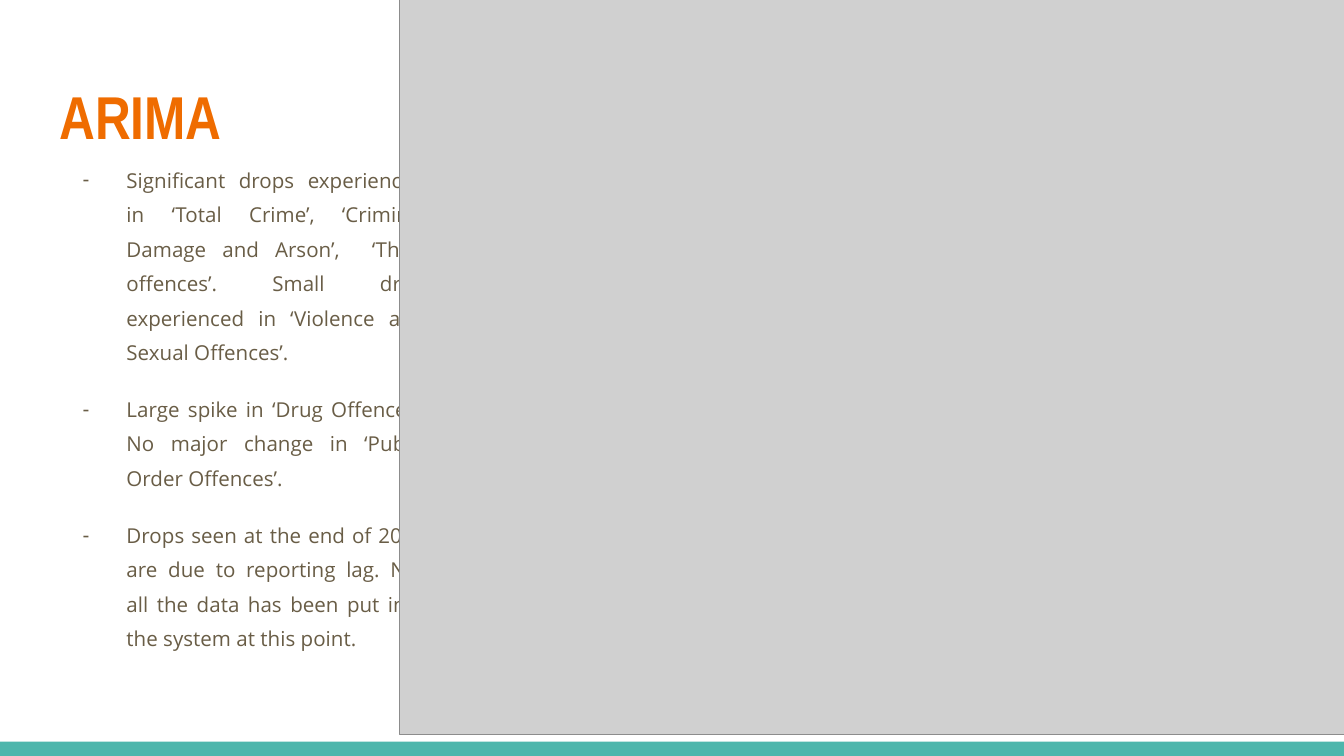
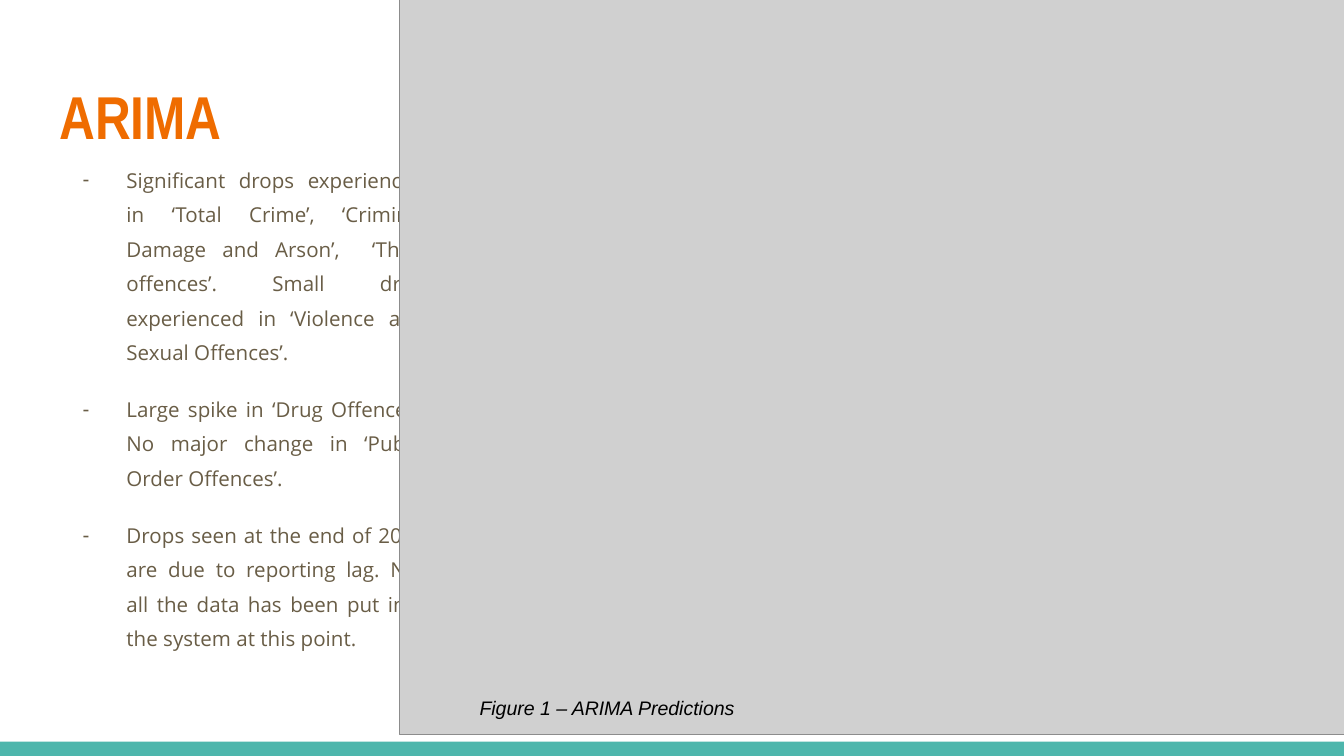
Before and after one commit to elliot-linsey/QMUL, a slide deck: slide 7 of EOY Project/Presentation.pptx. Drawn at 1344x756 pixels with LibreOffice and Linux fonts; fonts in the diff are those of the drawing; grey boxes stand for pictures. Boxes give left, top, right and bottom in pixels: in the first picture for what was removed or moved away, otherwise in the second. Text is boxed around its words. In the diff, an @@ line names an element or a change of style, - is before the commit and + after.

```diff
--- a/EOY Project/Presentation.pptx
+++ b/EOY Project/Presentation.pptx
@@ text added at bbox=[480, 701, 734, 719], 10.5 pt, text #000000, italic @@
+Figure 1 – ARIMA Predictions
```
Also in this commit, not shown: 7 other slides changed, 1 slide added, 1 slide removed, 1 other file.
